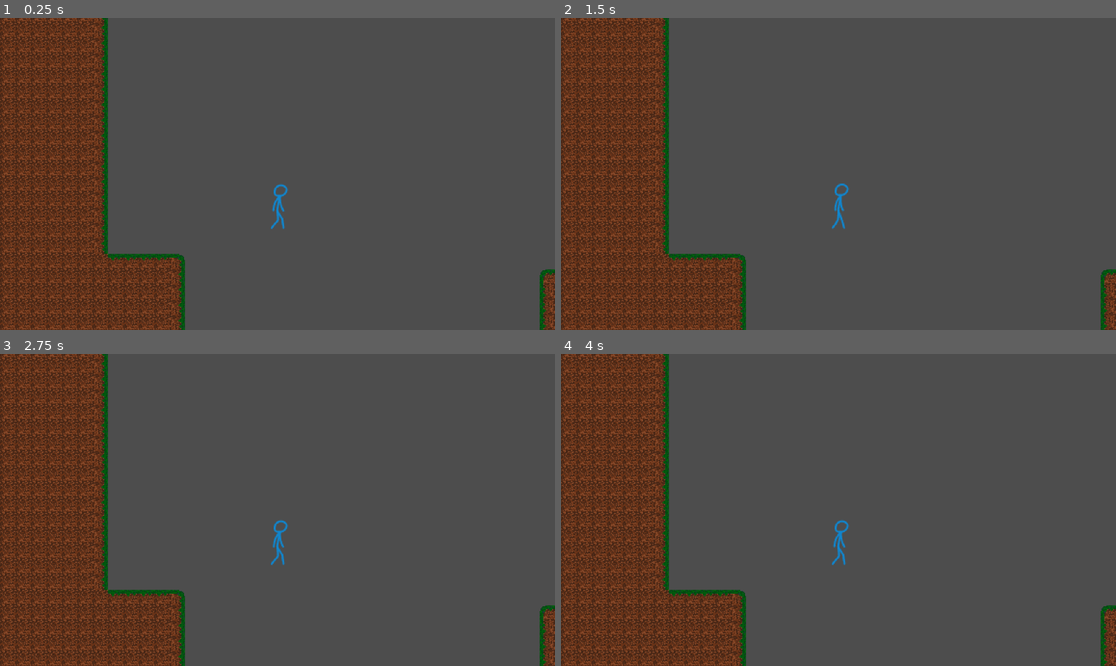
Above: before the commit, frames 1-4 (two rows, left to right).
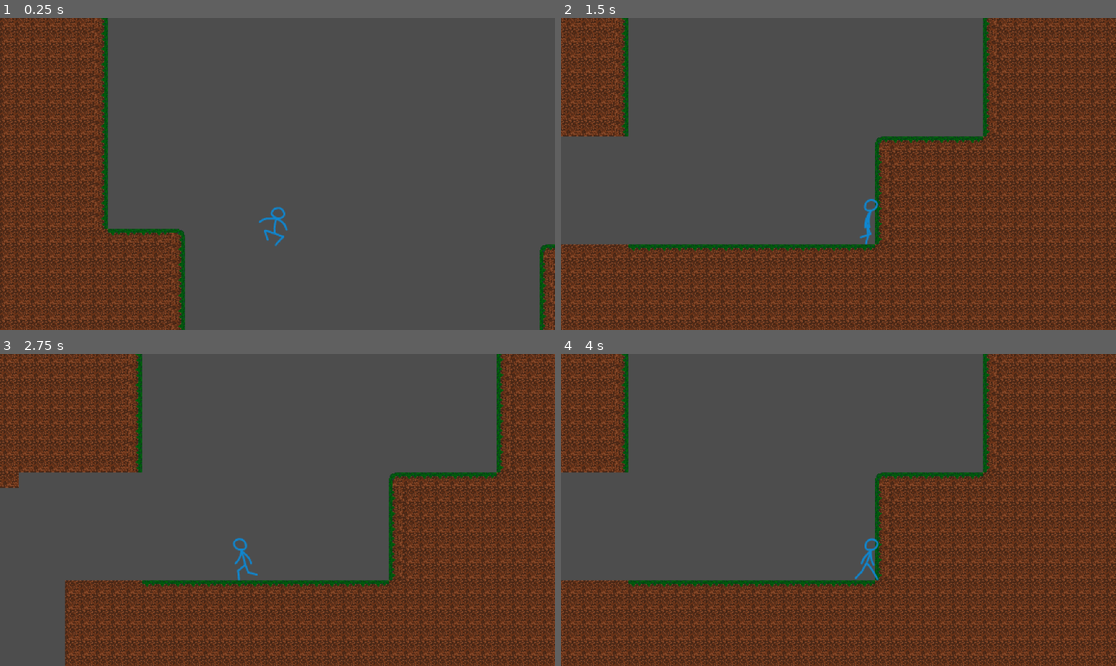
Above: after the commit, the same moments.

Repository: Chaotic-Legend/Silksong-Movement-Tutorial
Game: Godot game, scene res://assets/scenes/levels/pixel_level.tscn
Two runs of this game, one before a commit and one after it. Both use one fixed random seed, a clock stepped at 60 frames per second and the inputs below. The project has no main scene, so this scene is started directly.
Inputs:
- Up to frame 1 (0.25 s): no input
- Up to frame 2 (1.5 s): hold D (move_right) from 0.53 s (still down)
- Up to frame 3 (2.75 s): release D (move_right) at 2.03 s; hold A (move_left) from 2.03 s (still down)
- Up to frame 4 (4 s): release A (move_left) at 2.78 s; hold D (move_right) from 2.78 s (still down)

The runs differ from the first frame. In frame 1, 11% of the frame differs, in the area x 0-100%, y 0-100%; in frame 2, 59%; in frame 3, 51%; in frame 4, 59%.

Commit message:
Updated the script to handle transitions between falling and walking.

Diff:
--- a/assets/prefabs/player/player_controller(pixel).tscn
+++ b/assets/prefabs/player/player_controller(pixel).tscn
@@ -468,6 +468,7 @@
 shape = SubResource("CapsuleShape2D_2q3ad")
 
 [node name="AnimatedSprite" type="AnimatedSprite2D" parent="." unique_id=2025332202]
+unique_name_in_owner = true
 texture_filter = 1
 position = Vector2(0, -6)
 sprite_frames = SubResource("SpriteFrames_aowxt")
--- a/assets/scripts/player/player_controller(pixel).gd
+++ b/assets/scripts/player/player_controller(pixel).gd
@@ -9,6 +9,12 @@
 	LEDGE_CLIMB,
 	LEDGE_JUMP,
 }
+
+const FALL_GRAVITY := 1500.0
+const FALL_VELOCITY := 500.0
+const WALK_VELOCITY := 200.0
+
+@onready var animated_sprite: AnimatedSprite2D = %AnimatedSprite
 
 var active_state := STATE.FALL
 
@@ -25,9 +31,29 @@
 	# State specific things that need to run only once upon entering the next state.
 	match active_state:
 		STATE.FALL:
-			pass
+			animated_sprite.play("fall")
 
 func process_state(delta: float) -> void:
 	match active_state:
 		STATE.FALL:
-			pass
+			velocity.y = move_toward(velocity.y, FALL_VELOCITY, FALL_GRAVITY * delta)
+			handle_movement()
+
+			if is_on_floor():
+				switch_state(STATE.FLOOR)
+
+		STATE.FLOOR:
+			if Input.get_axis("move_left", "move_right"):
+				animated_sprite.play("walk")
+			else:
+				animated_sprite.play("idle")
+			handle_movement()
+
+			if not is_on_floor():
+				switch_state(STATE.FALL)
+
+func  handle_movement() -> void:
+	var input_direction := signf(Input.get_axis("move_left", "move_right"))
+	if input_direction:
+		animated_sprite.flip_h = input_direction < 0
+	velocity.x = input_direction * WALK_VELOCITY
